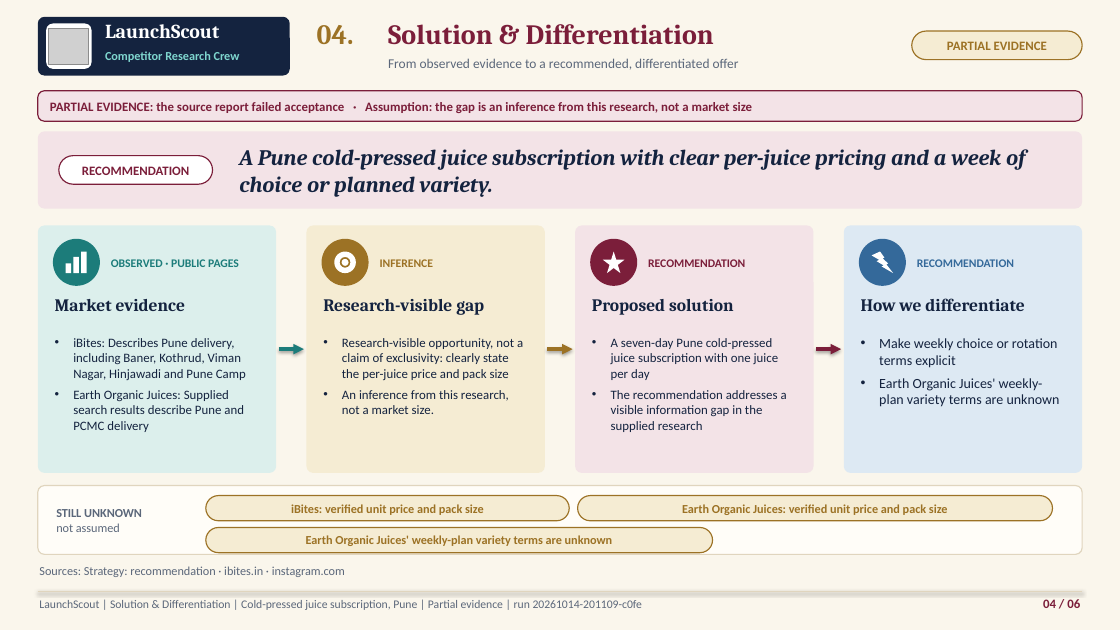
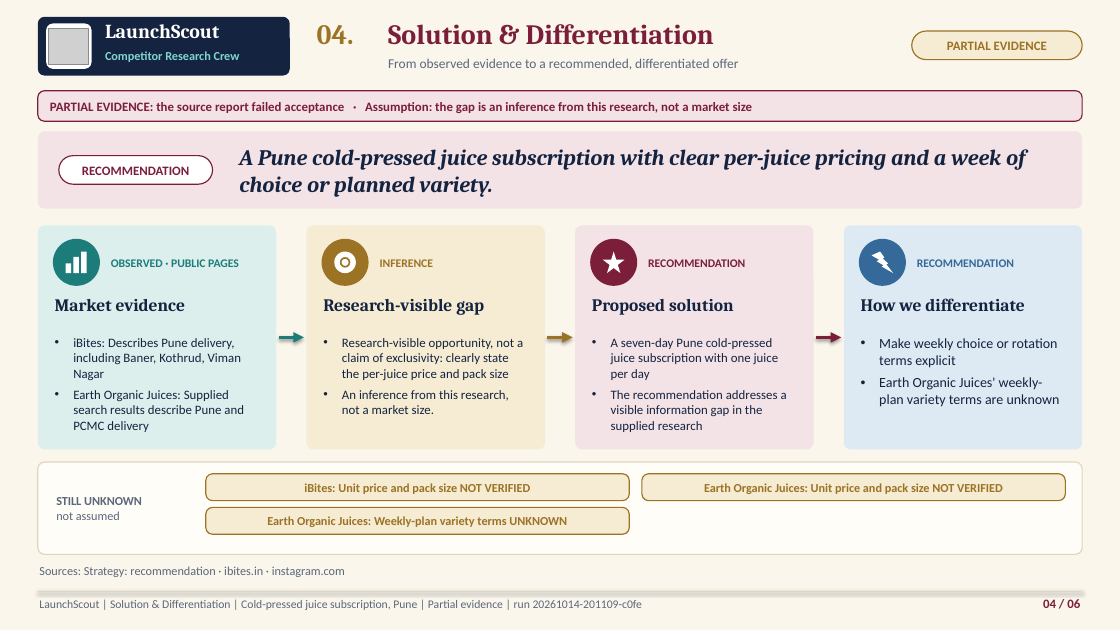
Before and after one commit to arun-srinivasan-builds/launchscout-competitor-research-crew, a slide deck: slide 4 of demo_data/saved_runs/20261014-201109-cold-pressed-juice-subscriptio-c0fe/deck/launchscout-pitch-deck-PARTIAL.pptx. Drawn at 1120x630 pixels with LibreOffice and Linux fonts; fonts in the diff are those of the drawing; grey boxes stand for pictures. Boxes give left, top, right and bottom in pixels: in the first picture for what was removed or moved away, otherwise in the second. Text is boxed around its words. In the diff, an @@ line names an element or a change of style, - is before the commit and + after.

```diff
--- a/demo_data/saved_runs/20261014-201109-cold-pressed-juice-subscriptio-c0fe/deck/launchscout-pitch-deck-PARTIAL.pptx
+++ b/demo_data/saved_runs/20261014-201109-cold-pressed-juice-subscriptio-c0fe/deck/launchscout-pitch-deck-PARTIAL.pptx
@@ rounded rectangle: place and size @@
-rounded rectangle at [38,225,276,473]
+rounded rectangle at [38,225,276,450]
@@ rounded rectangle: place and size @@
-rounded rectangle at [307,225,545,473]
+rounded rectangle at [307,225,545,450]
@@ rounded rectangle: place and size @@
-rounded rectangle at [576,225,814,473]
+rounded rectangle at [576,225,814,450]
@@ rounded rectangle: place and size @@
-rounded rectangle at [844,225,1082,473]
+rounded rectangle at [844,225,1082,450]
@@ text at [73,338,241,380]: text changed @@
-• iBites: Describes Pune delivery, including Baner, Kothrud, Viman Nagar, Hinjawadi and Pune Camp
+• iBites: Describes Pune delivery, including Baner, Kothrud, Viman Nagar
@@ 3 arrows: place and size @@
-3 arrows at [279,350,841,350]
+3 arrows at [279,338,841,338]
@@ rounded rectangle: place and size @@
-rounded rectangle at [38,486,1082,555]
+rounded rectangle at [38,462,1082,555]
@@ text "STILL UNKNOWN": place and size @@
-text "STILL UNKNOWN" at [56,509,142,532]
+text "STILL UNKNOWN" at [56,497,142,520]
@@ proportions changed in 8 elements at [206,507,629,534], [38,462,1082,555], [642,474,1065,501], [38,225,276,450], [307,225,545,450], [576,225,814,450], [844,225,1082,450], [206,474,629,501] @@
@@ rounded rectangle "iBites: Unit price and pack ...": place and size @@
-rounded rectangle "iBites: Unit price and pack ..." at [206,496,570,521]
+rounded rectangle "iBites: Unit price and pack ..." at [206,474,629,501]
@@ rounded rectangle "Earth Organic Juices: Unit price ...": place and size @@
-rounded rectangle "Earth Organic Juices: Unit price ..." at [578,496,1053,521]
+rounded rectangle "Earth Organic Juices: Unit price ..." at [642,474,1065,501]
@@ rounded rectangle "Earth Organic Juices: Weekly-plan variety ...": place and size @@
-rounded rectangle "Earth Organic Juices: Weekly-plan variety ..." at [206,528,712,553]
+rounded rectangle "Earth Organic Juices: Weekly-plan variety ..." at [206,507,629,534]
@@ text in rounded rectangle at [304,483,531,494]: text changed @@
-iBites: verified unit price and pack size
+iBites: Unit price and pack size NOT VERIFIED
@@ text in rounded rectangle at [704,483,1003,494]: text changed @@
-Earth Organic Juices: verified unit price and pack size
+Earth Organic Juices: Unit price and pack size NOT VERIFIED
@@ text in rounded rectangle at [267,516,567,527]: text changed @@
-Earth Organic Juices' weekly-plan variety terms are unknown
+Earth Organic Juices: Weekly-plan variety terms UNKNOWN
```
Also in this commit, not shown: 2 other slides changed, 3 other files.
